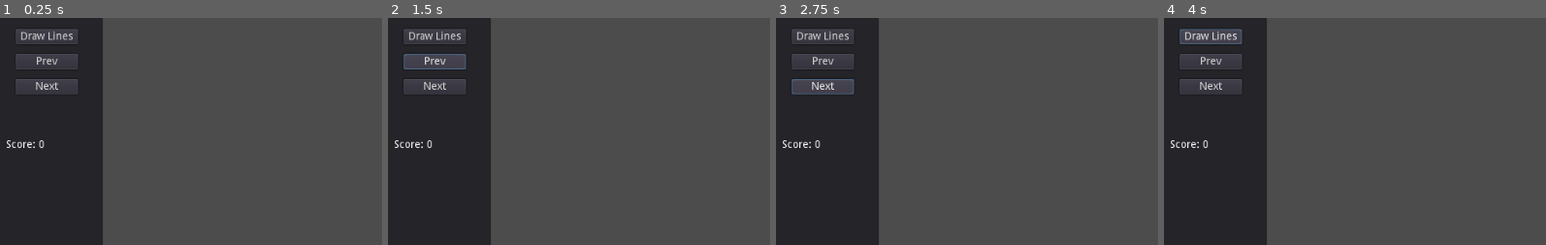
Above: before the commit, frames 1-4 (left to right).
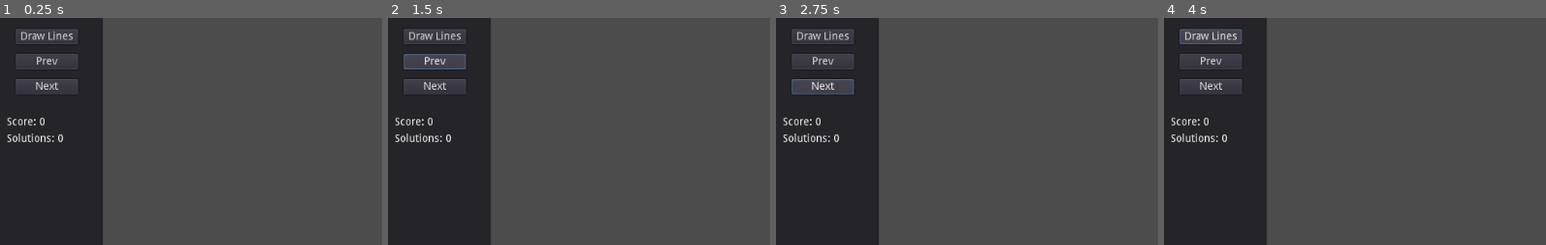
Above: after the commit, the same moments.

Repository: majormunky/TravellingSalesman
Game: Godot game, scene res://World.tscn
The game is run twice, just before and just after one commit, with the same random seed, the same clock (stepped at 60 frames per second) and the same inputs.
Inputs:
- Up to frame 1 (0.25 s): no input
- Up to frame 2 (1.5 s): click "Draw Lines" at 0.5 s; click "Prev" at 1.25 s
- Up to frame 3 (2.75 s): click "Next" at 2 s
- Up to frame 4 (4 s): click "Next" at 2.75 s; click "Draw Lines" at 3.5 s
The pictures show only the part of the screen within x 0-50%, y 2-52%; the shares and areas given below are measured in that part.

The runs differ from the first frame. In frame 1, 0.6% of the frame differs, in the area x 1-17%, y 43-58%; in frame 2, 0.6%; in frame 3, 0.6%; in frame 4, 0.6%.
Error before the commit: Invalid get index '1' (on base: 'Array'). (res://World.gd:104)
Error after the commit: Invalid get index '-1' (on base: 'Array'). (res://World.gd:106)

Commit message:
Added a label to show the amount of solutions found.  We now go through our list from best score to worst when we hit previous and next

Diff:
--- a/World.gd
+++ b/World.gd
@@ -5,13 +5,14 @@
 var best_solution = null
 var best_score = 1000000000
 
-var debug_solutions = []
+var debug_solutions = {}
 var debug_index = 0
 
 onready var Town = preload("res://Town.tscn")
 onready var Line = preload("res://Line.tscn")
 onready var LineContainer = $LineContainer
-onready var score_label = $Panel/ScoreLabel
+onready var score_label = $Panel/VBoxContainer/ScoreLabel
+onready var solutions_label = $Panel/VBoxContainer/SolutionsLabel
 onready var panel = $Panel
 
 func _ready():
@@ -47,7 +48,7 @@
 
 	score += points[0].distance_to(points[-1])
 
-	debug_solutions.append([score, points.duplicate()])
+	debug_solutions[score] = points.duplicate()
 
 	if score < best_score:
 		# print("Found lower score! -> (old=", best_score, "), (new=", score, ")")
@@ -88,6 +89,7 @@
 	generate_solutions(points, len(points) - 1)
 	draw_solution(best_solution)
 	update_score_label(best_score)
+	solutions_label.text = "Solutions: " + str(len(debug_solutions))
 
 
 func update_score_label(score):
@@ -95,12 +97,26 @@
 
 
 func _on_PrevButton_pressed():
-	pass # Replace with function body.
+	var score_keys = debug_solutions.keys()
+	score_keys.sort()
+	debug_index -= 1
+
+	if debug_index < 0:
+		debug_index = len(score_keys) - 1
+	var selected_key = score_keys[debug_index]
+	draw_solution(debug_solutions[selected_key])
+	update_score_label(selected_key)
 
 
 func _on_NextButton_pressed():
 	# print(debug_solutions)
+	var score_keys = debug_solutions.keys()
+	score_keys.sort()
 	debug_index += 1
-	draw_solution(debug_solutions[debug_index][1])
-	update_score_label(debug_solutions[debug_index][0])
-	# print("Drawing next solution")
+
+	if debug_index >= len(score_keys):
+		debug_index = 0
+
+	var selected_key = score_keys[debug_index]
+	draw_solution(debug_solutions[selected_key])
+	update_score_label(selected_key)
--- a/World.tscn
+++ b/World.tscn
@@ -25,41 +25,55 @@
 "_edit_use_anchors_": false
 }
 
-[node name="HBoxContainer" type="VBoxContainer" parent="Panel/ButtonContainer"]
+[node name="VBoxContainer" type="VBoxContainer" parent="Panel/ButtonContainer"]
 margin_left = 35.0
 margin_top = 25.0
 margin_right = 117.0
 margin_bottom = 111.0
 custom_constants/separation = 13
 
-[node name="RunButton" type="Button" parent="Panel/ButtonContainer/HBoxContainer"]
+[node name="RunButton" type="Button" parent="Panel/ButtonContainer/VBoxContainer"]
 margin_right = 82.0
 margin_bottom = 20.0
 text = "Draw Lines"
 
-[node name="PrevButton" type="Button" parent="Panel/ButtonContainer/HBoxContainer"]
+[node name="PrevButton" type="Button" parent="Panel/ButtonContainer/VBoxContainer"]
 margin_top = 33.0
 margin_right = 82.0
 margin_bottom = 53.0
 text = "Prev"
 
-[node name="NextButton" type="Button" parent="Panel/ButtonContainer/HBoxContainer"]
+[node name="NextButton" type="Button" parent="Panel/ButtonContainer/VBoxContainer"]
 margin_top = 66.0
 margin_right = 82.0
 margin_bottom = 86.0
 text = "Next"
 
-[node name="ScoreLabel" type="Label" parent="Panel"]
-margin_left = 22.4846
-margin_top = 170.891
-margin_right = 73.4846
-margin_bottom = 184.891
+[node name="VBoxContainer" type="VBoxContainer" parent="Panel"]
+margin_left = 22.653
+margin_top = 140.637
+margin_right = 77.653
+margin_bottom = 180.637
+custom_constants/separation = 8
+__meta__ = {
+"_edit_use_anchors_": false
+}
+
+[node name="ScoreLabel" type="Label" parent="Panel/VBoxContainer"]
+margin_right = 75.0
+margin_bottom = 14.0
 text = "Score: 0"
 __meta__ = {
 "_edit_use_anchors_": false
 }
 
+[node name="SolutionsLabel" type="Label" parent="Panel/VBoxContainer"]
+margin_top = 22.0
+margin_right = 75.0
+margin_bottom = 36.0
+text = "Solutions: 0"
+
 [node name="LineContainer" type="Node2D" parent="."]
-[connection signal="pressed" from="Panel/ButtonContainer/HBoxContainer/RunButton" to="." method="_on_Button_pressed"]
-[connection signal="pressed" from="Panel/ButtonContainer/HBoxContainer/PrevButton" to="." method="_on_PrevButton_pressed"]
-[connection signal="pressed" from="Panel/ButtonContainer/HBoxContainer/NextButton" to="." method="_on_NextButton_pressed"]
+[connection signal="pressed" from="Panel/ButtonContainer/VBoxContainer/RunButton" to="." method="_on_Button_pressed"]
+[connection signal="pressed" from="Panel/ButtonContainer/VBoxContainer/PrevButton" to="." method="_on_PrevButton_pressed"]
+[connection signal="pressed" from="Panel/ButtonContainer/VBoxContainer/NextButton" to="." method="_on_NextButton_pressed"]
